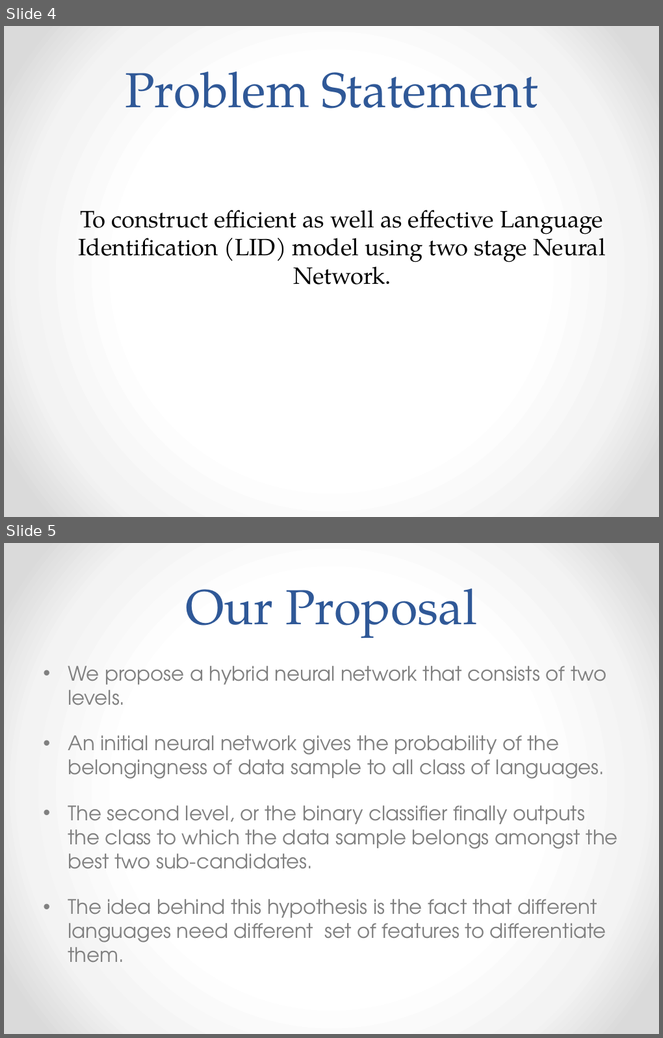
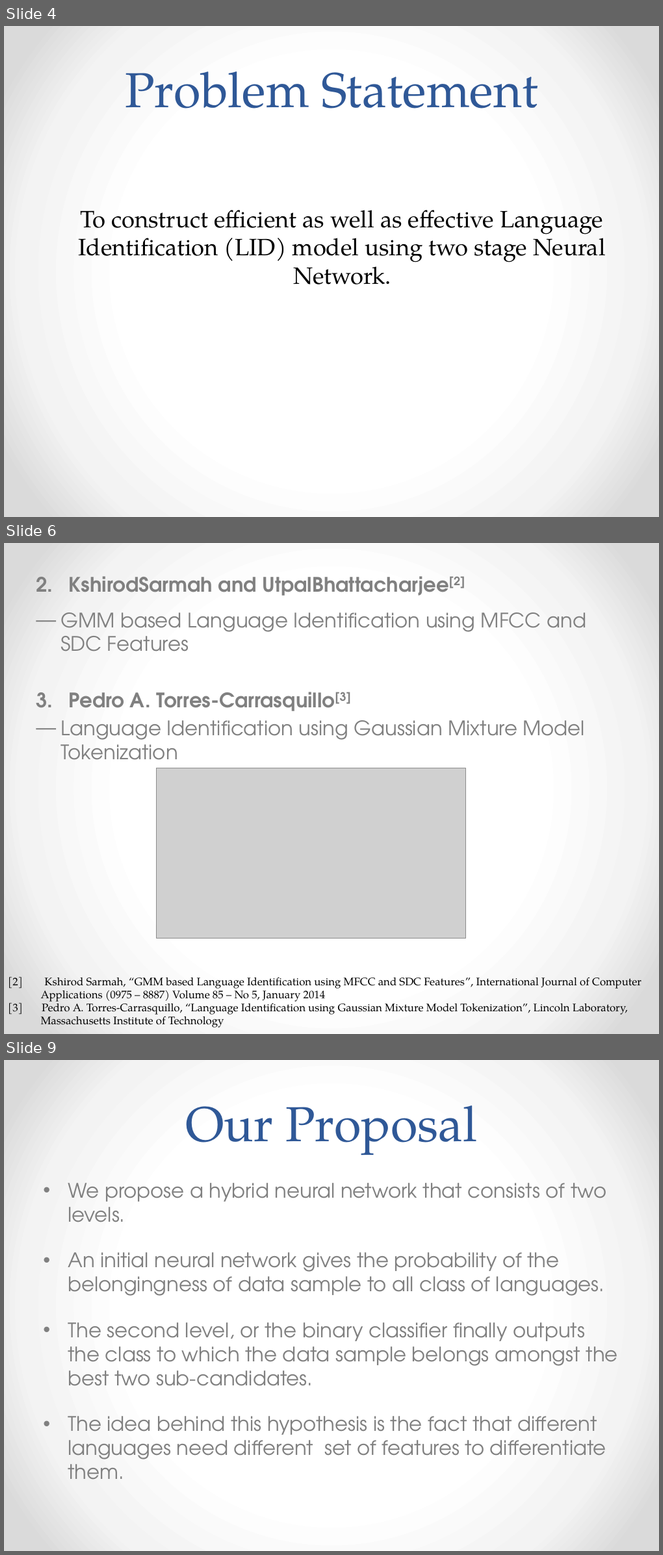
Before and after one commit to AudioExtractors/LanguageDetection, a slide deck: Docs/Presentation.pptx. Shown one above the other, each under a label of ours: slides 4 and 5 before the commit, slides 4, 6 and 9 after it; the slides between them are not shown. The pictures are 663x1038 and 663x1555 pixels, drawn with LibreOffice and Linux fonts; fonts in the diff are those of the drawing; grey boxes stand for pictures. Boxes give left, top, right and bottom in pixels: in the first picture for what was removed or moved away, otherwise in the second. Text is boxed around its words. In the diff, an @@ line names an element or a change of style, - is before the commit and + after.

```diff
--- a/Docs/Presentation.pptx
+++ b/Docs/Presentation.pptx
@@ slide 6 added at <box>4,543,659,1034</box>, background gradient #FFFFFF to #F4F4F4 to #DADADA @@
@@ text added at <box>61,576,586,769</box>, 22 pt, text #808080 @@
+2. KshirodSarmah and UtpalBhattacharjee[2]
+― GMM based Language Identification using MFCC and SDC Features
+3. Pedro A. Torres-Carrasquillo[3]
+― Language Identification using Gaussian Mixture Model Tokenization
@@ picture added at <box>156,769,466,939</box> @@
@@ text added at <box>8,977,642,1028</box>, 12 pt, text #000000 @@
+[2] Kshirod Sarmah, “GMM based Language Identification using MFCC and SDC Features”, International Journal of Computer
+  Applications (0975 – 8887) Volume 85 – No 5, January 2014
+[3] Pedro A. Torres-Carrasquillo, “Language Identification using Gaussian Mixture Model Tokenization”, Lincoln Laboratory,
+  Massachusetts Institute of Technology
@@ what was slide 5 is now slide 9 @@
```
Also in this commit, not shown: 1 slide changed, 5 other slides added.
